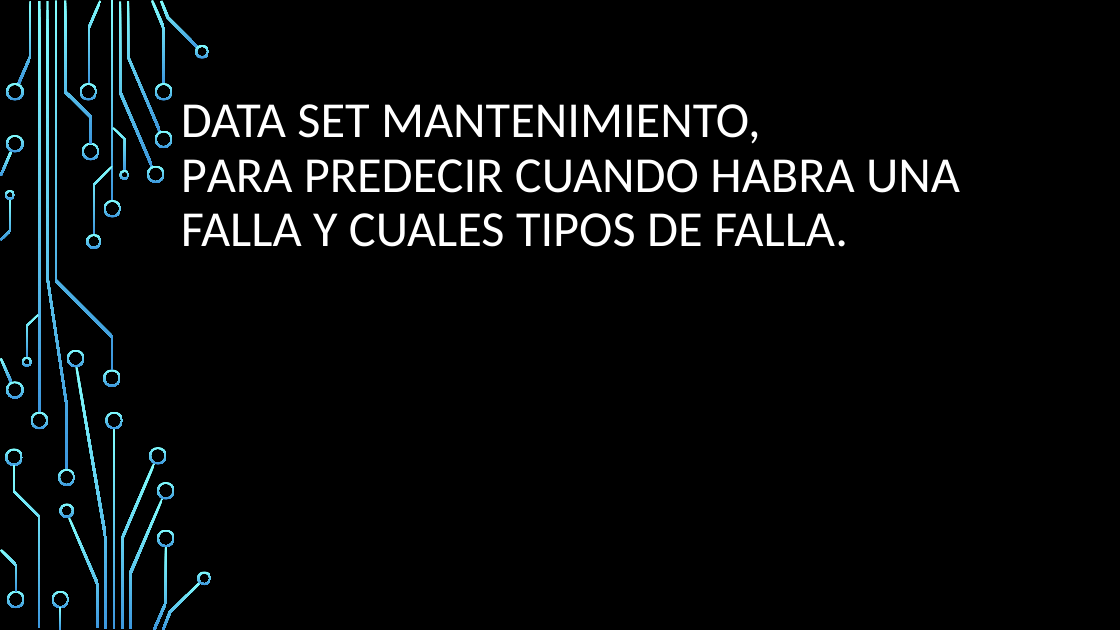
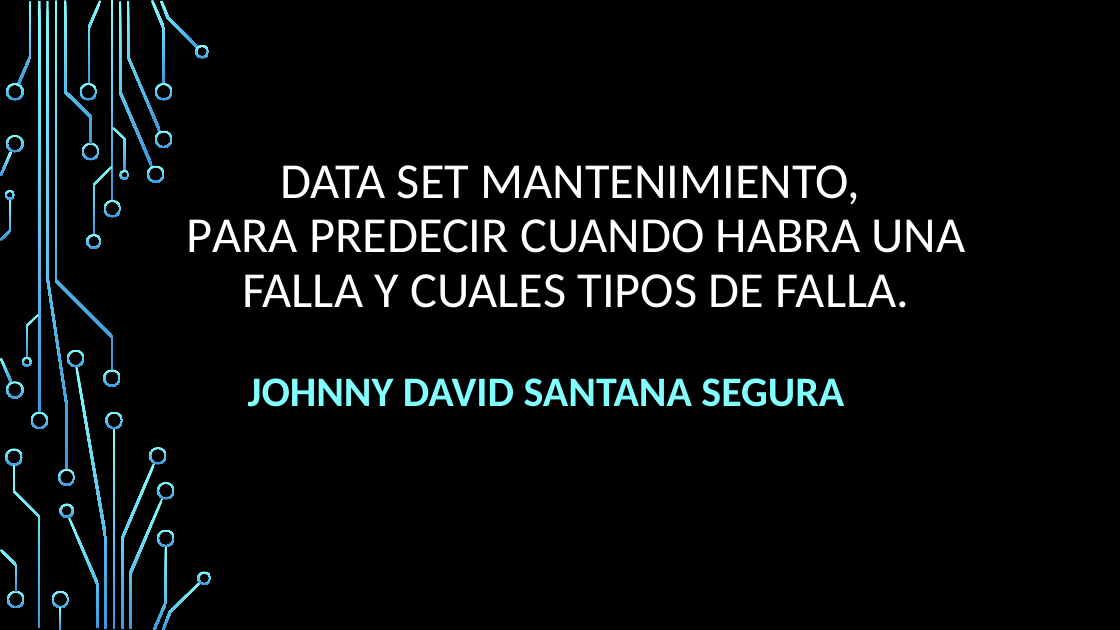
Before and after one commit to jhonnydss/Project_Maintenance, a slide deck: slide 1 of Proyecto_2.pptx. Drawn at 1120x630 pixels with LibreOffice and Linux fonts; fonts in the diff are those of the drawing; background and template pictures are left out. Boxes give left, top, right and bottom in pixels: in the first picture for what was removed or moved away, otherwise in the second. Text is boxed around its words. In the diff, an @@ line names an element or a change of style, - is before the commit and + after.

```diff
--- a/Proyecto_2.pptx
+++ b/Proyecto_2.pptx
@@ title "DATA SET MANTENIMIENTO, PARA PREDECIR ..." at bbox=[186, 165, 966, 308]: alignment left to centre @@
@@ subtitle added at bbox=[248, 378, 844, 407], 36 pt, text #82FFFF, bold @@
+JOHNNY DAVID SANTANA SEGURA
```
Also in this commit, not shown: 1 other slide changed, 15 slides added, 5 slides removed.
